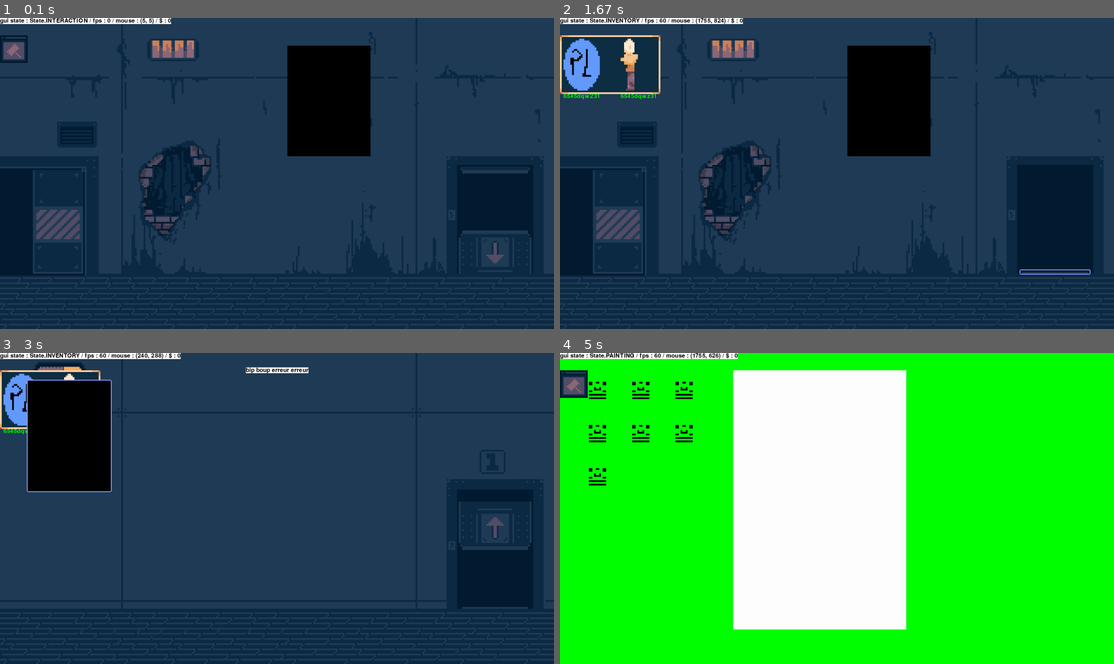
Above: before the commit, frames 1-4 (two rows, left to right).
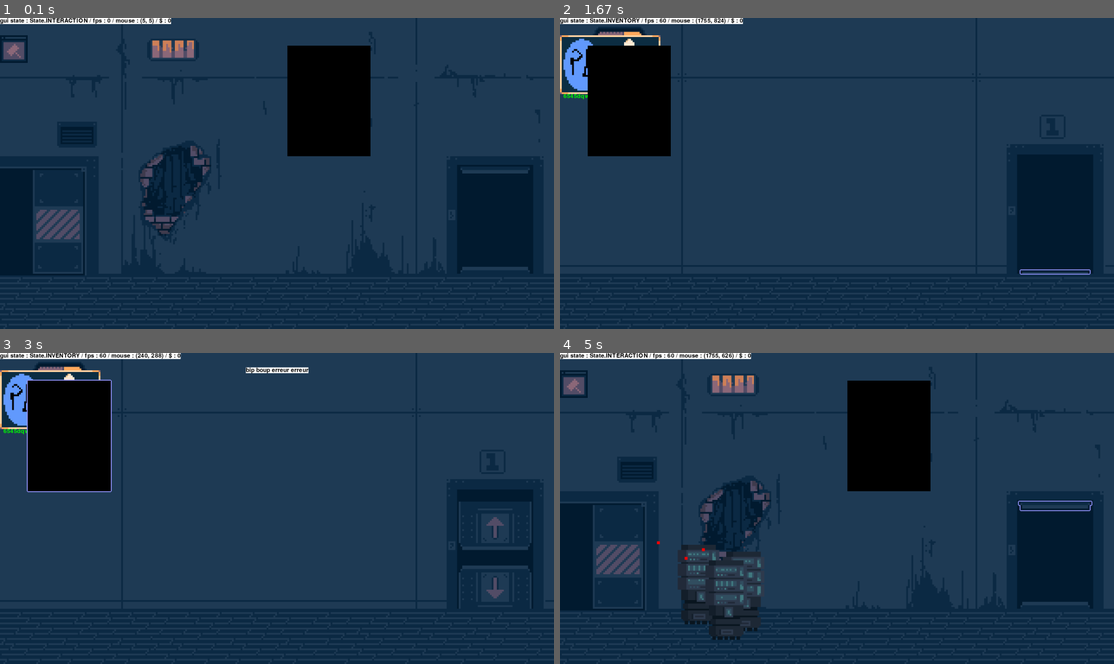
Above: after the commit, the same moments.

Repository: PouchyCorp/TrophNSI
Game: pygame game, started from sources/main.py
Two runs of this game, one before a commit and one after it. Both use one fixed random seed, a clock stepped at 60 frames per second and the inputs below.
Inputs (mouse positions are in pixels of both pictures, inside the frame that each line leads up to):
- Up to frame 1 (0.1 s): no input
- Up to frame 2 (1.67 s): click (1064, 198) at 0.38 s; click (1064, 254) at 0.72 s; hold Up 1-1.47 s; tap Space at 1.07, 1.37, 1.57 s; hold Down from 1.5 s (still down)
- Up to frame 3 (3 s): release Down at 1.8 s; hold Up 1.83-2.2 s; tap Space at 1.9, 2.63 s; tap B at 1.98 s; click (66, 436) at 2.28 s; hold Down 2.57-2.93 s; hold Up from 2.97 s (still down)
- Up to frame 4 (5 s): tap Space at 3.03, 3.7, 4.03, 4.43, 4.83 s; tap B at 3.12, 4.12 s; release Up at 3.27 s; click (1064, 533) at 3.35 s; hold Down 3.63-3.93 s; hold Up 3.97-4.33 s; hold Down 4.37-4.73 s; hold Down from 4.77 s (still down)

The runs differ from the first frame. In frame 1, 0.8% of the frame differs, in the area x 82-96%, y 68-83%; in frame 2, 15%; in frame 3, 0.8%; in frame 4, 99%, in the area x 0-100%, y 0-100%.

Commit message:
anim porte.

Diff:
--- a/sources/main.py
+++ b/sources/main.py
@@ -164,10 +164,10 @@
                             if placeable.rect.collidepoint(mouse_pos.x, mouse_pos.y):
                                 match type(placeable):
                                     case subplaceable.DoorDown:
-                                        TIMER.create_timer(3, go_down_one_floor)
+                                        TIMER.create_timer(1, go_down_one_floor)
                                         placeable.interaction(TIMER)
                                     case subplaceable.DoorUp:
-                                        TIMER.create_timer(3, go_up_one_floor)
+                                        TIMER.create_timer(1, go_up_one_floor)
                                         placeable.interaction(TIMER)
                                     case subplaceable.BotPlaceable:
                                         hivemind.free_last_bot()
--- a/sources/objects/placeablesubclass.py
+++ b/sources/objects/placeablesubclass.py
@@ -3,13 +3,13 @@
 from anim import Animation
 from typing import Optional
 from timermanager import TimerManager
-from room import Room
 
 class DoorUp(Placeable):
     def __init__(self, name, coord, surf, tag = None):
         super().__init__(name, coord, surf, tag)
         self.anim_close = Animation(sprite.SPRITESHEET_BAS, 0, 9, 4, False)
         self.anim_open = Animation(sprite.SPRITESHEET_HAUT, 0, 17, 4, False)
+        self.anim_blink = Animation(sprite.SPRITESHEET_DOOR_BLINK, 0, 11)
         self.anim = self.anim_close
         self.door_down : Optional[DoorDown] = None
 
@@ -18,20 +18,28 @@
 
 
     def update_sprite(self, is_hovered : bool, color : tuple = (150, 150, 255)):
-        if is_hovered and self.anim_close.is_finished():
-            self.anim = self.anim_open #to replace with only the blinking
-            self.anim_close.reset_frame()
-
-        elif not is_hovered and self.anim_open.is_finished():
-            self.anim = self.anim_close
-            self.anim_open.reset_frame()
+        if self.anim != self.anim_open and self.anim_close.is_finished():
+            if is_hovered:
+                self.anim = self.anim_blink
+            else:
+                self.surf = sprite.SPRITESHEET_DOOR_BLINK.get_img((0,0))
+                #pour qu'aucune anim soit jouée
+                self.anim = None
 
         super().update_sprite(is_hovered, color)
 
     def interaction(self, timer : TimerManager):
+        self.anim_open.reset_frame()
+        self.anim_close.reset_frame()
         self.anim = self.anim_open
+
+        self.door_down.anim_open.reset_frame()
+        self.door_down.anim_close.reset_frame()
         self.door_down.anim = self.door_down.anim_open
-        timer.create_timer(3, self.set_attribute,arguments=('anim', self.anim_close))
+
+
+        timer.create_timer(1.5, self.set_attribute, arguments=('anim', self.anim_close))
+        timer.create_timer(1.5, self.door_down.set_attribute, arguments=('anim', self.door_down.anim_close))
 
 class DoorDown(Placeable):
     def __init__(self, name, coord, surf, tag = None):
@@ -42,23 +50,33 @@
         self.anim = self.anim_close
         self.door_up : Optional[DoorUp] = None
 
+
     def pair_door_up(self, door_up):
         self.door_up = door_up
 
     def update_sprite(self, is_hovered : bool, color : tuple = (150, 150, 255)):
-        if is_hovered and self.anim != self.anim_open:
-            self.anim = self.anim_blink
-        elif self.anim != self.anim_open:
-            self.surf = sprite.SPRITESHEET_DOOR_BLINK_FLIP.get_img((0,0))
-            #pour qu'aucune anim soit jouée
-            self.anim = None
+        if self.anim != self.anim_open and self.anim_close.is_finished():
+            if is_hovered:
+                self.anim = self.anim_blink
+            else:
+                self.surf = sprite.SPRITESHEET_DOOR_BLINK_FLIP.get_img((0,0))
+                #pour qu'aucune anim soit jouée
+                self.anim = None
 
         super().update_sprite(is_hovered, color)
 
     def interaction(self, timer : TimerManager):
+        self.anim_open.reset_frame()
+        self.anim_close.reset_frame()
         self.anim = self.anim_open
+
+        self.door_up.anim_open.reset_frame()
+        self.door_up.anim_close.reset_frame()
         self.door_up.anim = self.door_up.anim_open
-        timer.create_timer(3, self.set_attribute,arguments=('anim', self.anim_close))
+
+
+        timer.create_timer(1.5, self.set_attribute, arguments=('anim', self.anim_close))
+        timer.create_timer(1.5, self.door_up.set_attribute, arguments=('anim', self.door_up.anim_close))
 
 class BotPlaceable(Placeable):
     pass
